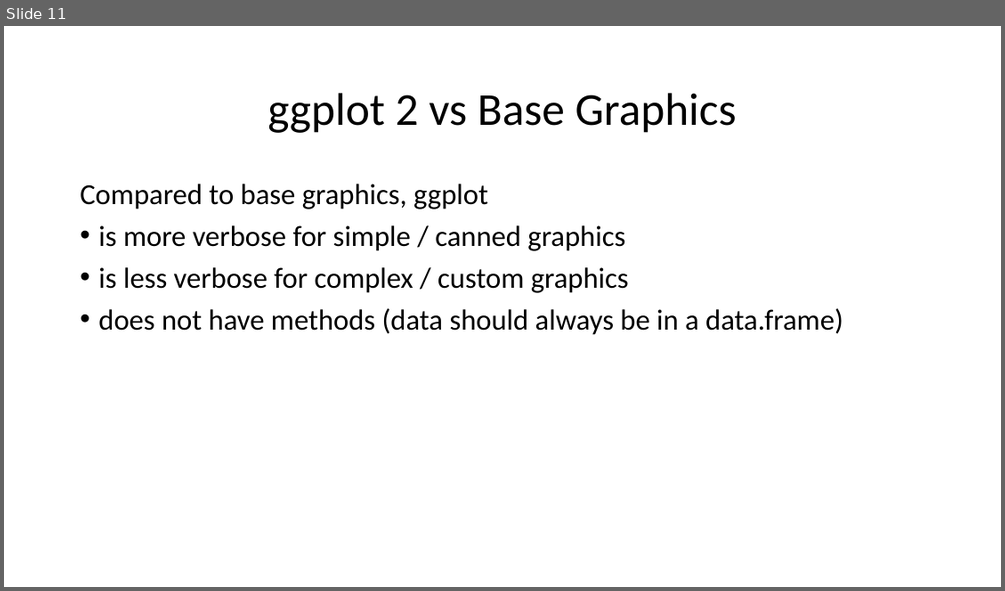
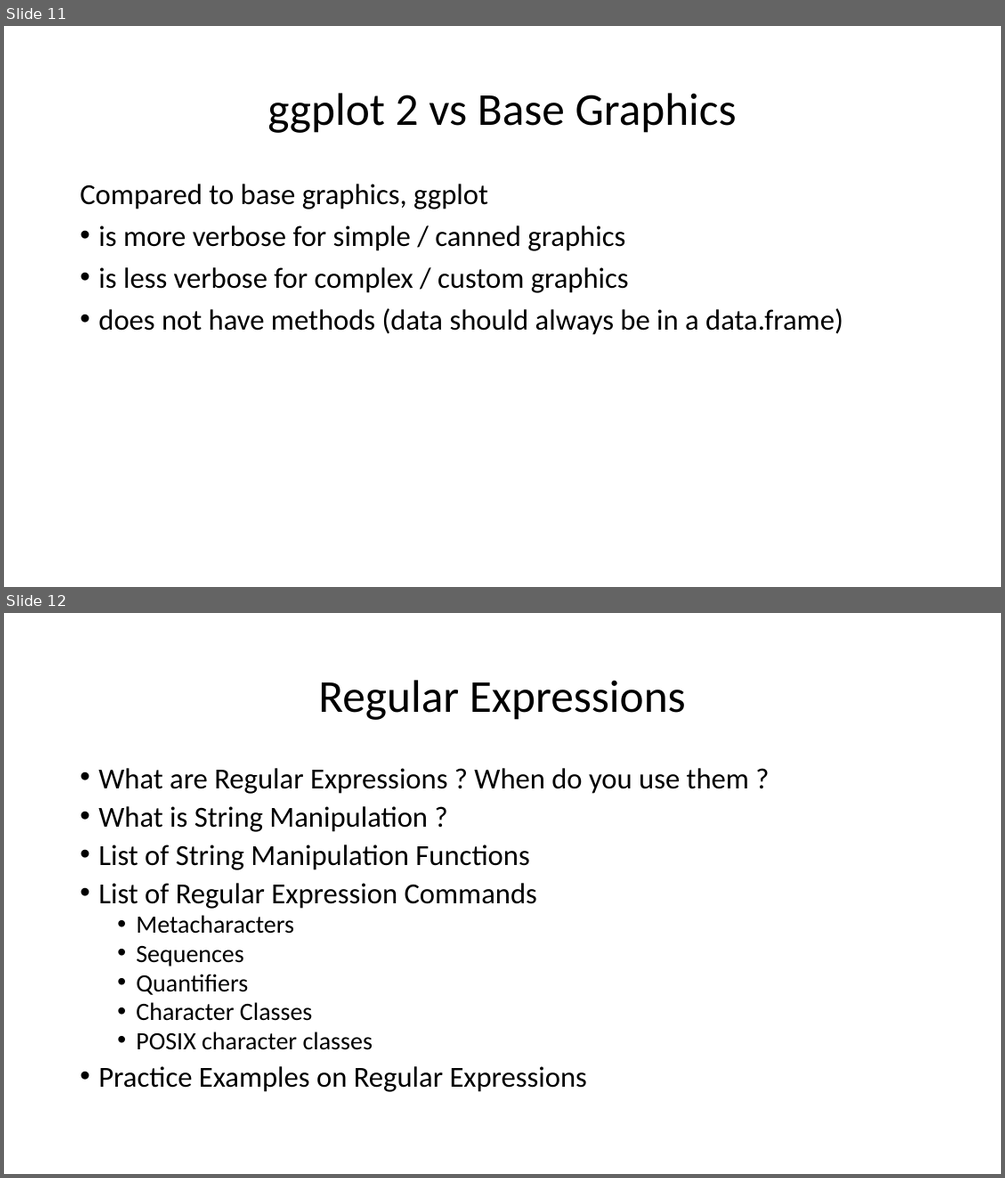
Before and after one commit to brainmentorspvtltd/R_OnlineTraining, a slide deck: RProgramming_ppt.pptx. Shown one above the other, each under a label of ours: slide 11 before the commit, slides 11 and 12 after it. The pictures are 1005x591 and 1005x1178 pixels, drawn with LibreOffice and Linux fonts; fonts in the diff are those of the drawing. Boxes give left, top, right and bottom in pixels: in the first picture for what was removed or moved away, otherwise in the second. Text is boxed around its words. In the diff, an @@ line names an element or a change of style, - is before the commit and + after.

```diff
--- a/RProgramming_ppt.pptx
+++ b/RProgramming_ppt.pptx
@@ slide 12 added at [4, 613, 1001, 1174], background #FFFFFF @@
@@ title added at [318, 680, 686, 720], 44 pt, text #000000 @@
+Regular Expressions
@@ text added at [98, 768, 749, 1092], 28 pt, text #000000 @@
+• What are Regular Expressions ? When do you use them ?
+• What is String Manipulation ?
+• List of String Manipulation Functions
+• List of Regular Expression Commands
+  • Metacharacters
+  • Sequences
+  • Quantifiers
+  • Character Classes
+  • POSIX character classes
+• Practice Examples on Regular Expressions
```
Also in this commit, not shown: 14 other slides added, 3 other files.
